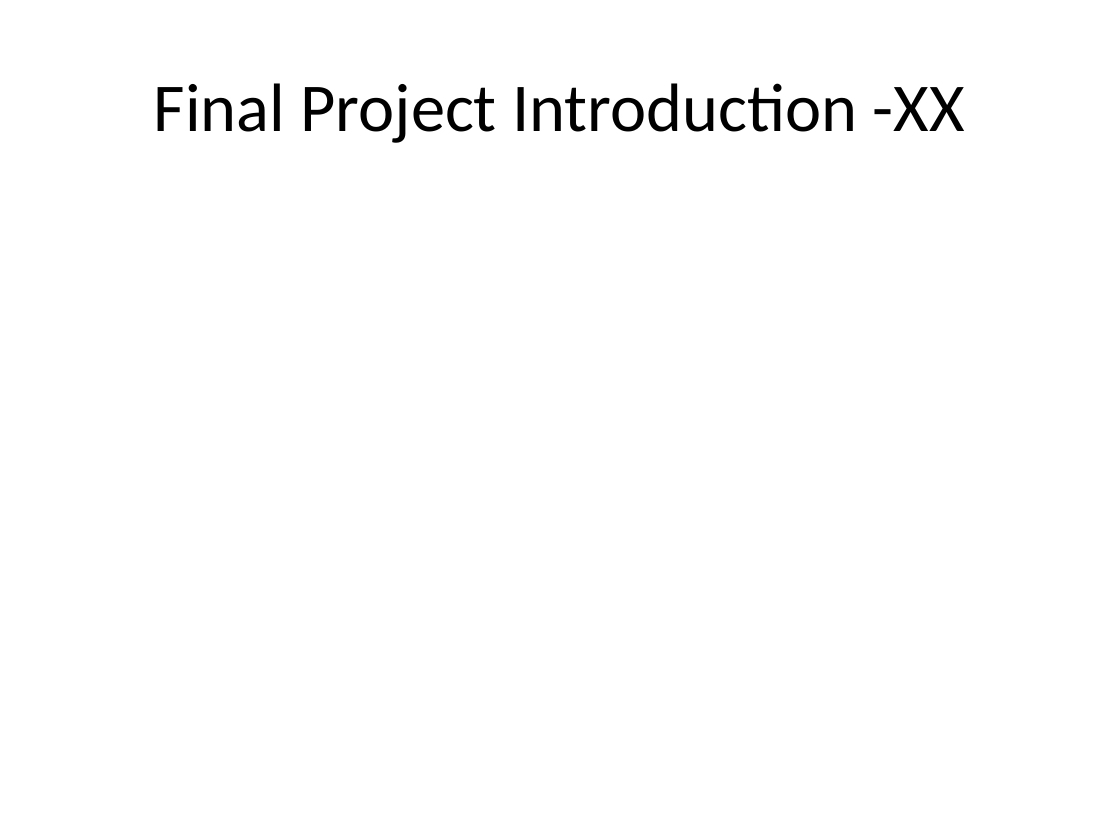
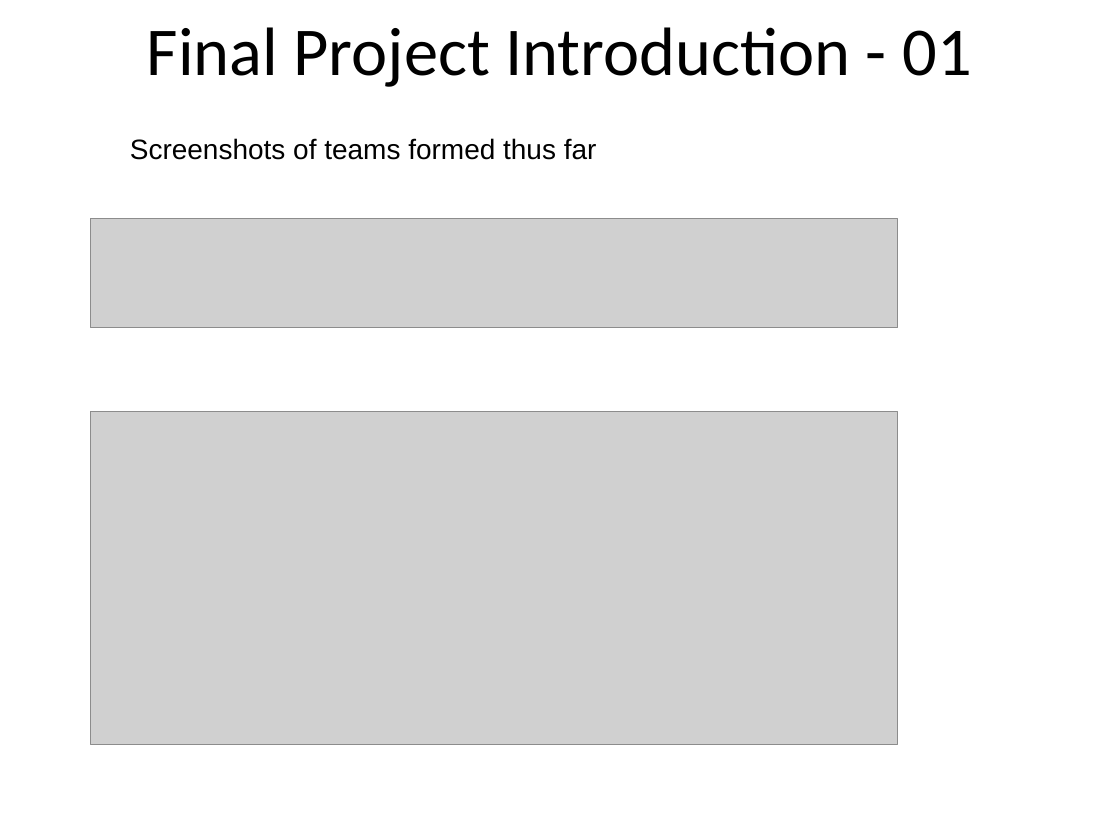
Before and after one commit to RHIT-CSSE/csse220, a slide deck: slide 4 of ClassMaterials/EventBasedGameLoop/Slides/Part1-EventBasedGameLoop.pptx. Drawn at 1120x840 pixels with LibreOffice and Linux fonts; fonts in the diff are those of the drawing; grey boxes stand for pictures. Boxes give left, top, right and bottom in pixels: in the first picture for what was removed or moved away, otherwise in the second. Text is boxed around its words. In the diff, an @@ line names an element or a change of style, - is before the commit and + after.

```diff
--- a/ClassMaterials/EventBasedGameLoop/Slides/Part1-EventBasedGameLoop.pptx
+++ b/ClassMaterials/EventBasedGameLoop/Slides/Part1-EventBasedGameLoop.pptx
@@ title at (147,27,971,87): text changed @@
-Final Project Introduction -XX
+Final Project Introduction - 01
@@ text added at (130,138,597,160), 18 pt, text #000000 @@
+Screenshots of teams formed thus far
@@ picture added at (91,218,898,328) @@
@@ picture added at (91,412,898,745) @@
```
Also in this commit, not shown: 3 other slides changed, 1 slide removed, 5 other files.
